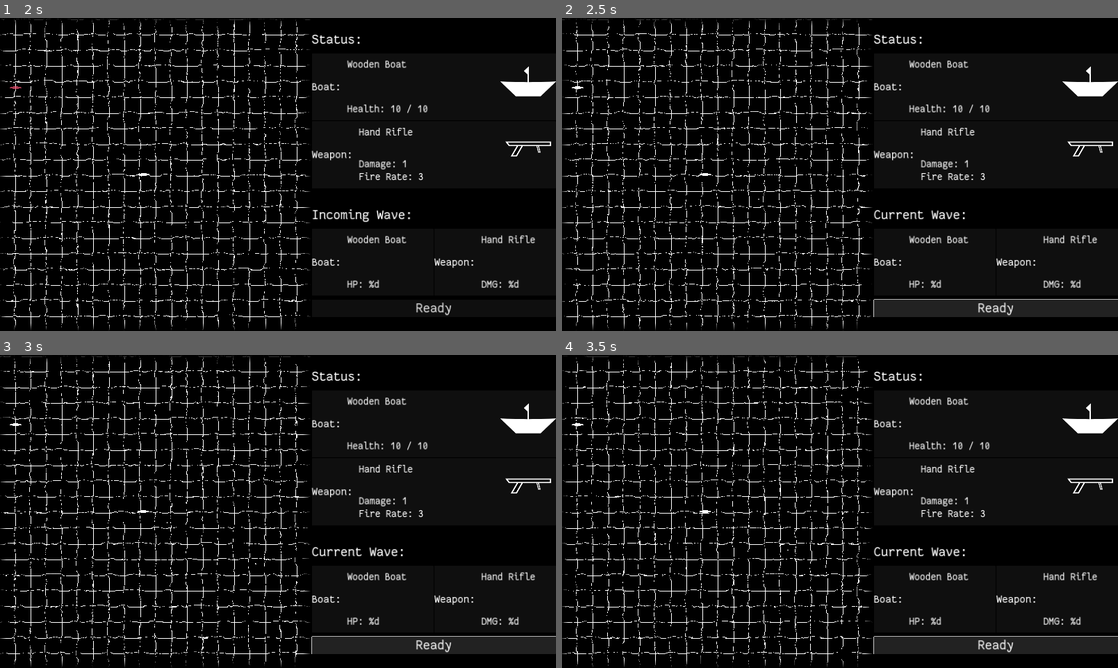
Above: before the commit, frames 1-4 (two rows, left to right).
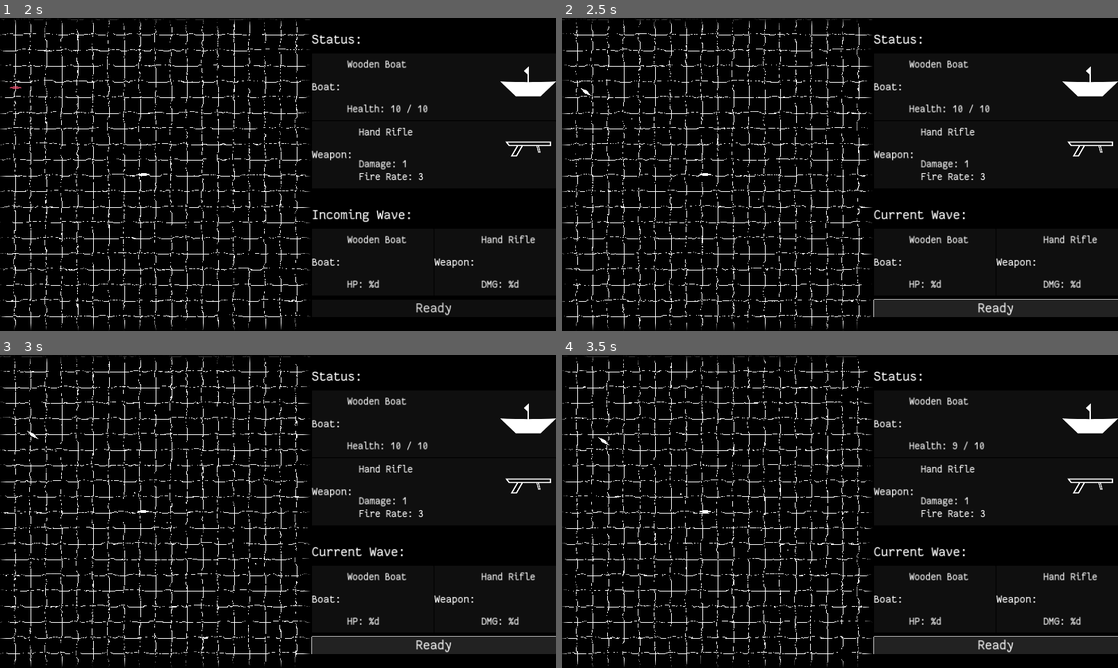
Above: after the commit, the same moments.

Repository: wdfeer/seabattle
Game: Godot game, scene res://src/splash.tscn
Two runs of this game, one before a commit and one after it. Both use one fixed random seed, a clock stepped at 60 frames per second and the inputs below.
Inputs (mouse positions are in pixels of both pictures, inside the frame that each line leads up to):
- Up to frame 1 (2 s): move the mouse to (400, 158) at 0.52 s; press the mouse at (400, 158) at 0.53 s; hold D (right) 0.53-1.28 s; move the mouse to (166, 190) at 1.27 s; release the mouse at (166, 190) at 1.28 s; hold S (down) from 1.28 s (still down); click (166, 190) at 1.35 s
- Up to frame 2 (2.5 s): release S (down) at 2 s; click "Ready" at 2 s
- Up to frame 3 (3 s): click "Ready" at 2.75 s
- Up to frame 4 (3.5 s): no input

Frame 1 is identical in both runs. In frame 2, less than 0.1% of the frame differs, in the area x 1-13%, y 21-33%; in frame 3, less than 0.1%; in frame 4, 0.1%, in the area x 1-77%, y 21-57%.

Commit message:
Create basic enemy AI

Diff:
--- a/src/boats/enemy_controller.gd
+++ b/src/boats/enemy_controller.gd
@@ -1,12 +1,29 @@
 class_name EnemyController
 extends Node
 
+@onready var boat: Boat = $".."
+
 var preview: bool = true
-
-@onready var boat: Boat = $".."
+@onready var target: Boat = PlayerController.get_player(get_tree())
 
 func _process(delta: float) -> void:
 	if preview:
 		boat.modulate = Color.CRIMSON.lerp(Color.TRANSPARENT, 0.25)
 	else:
 		boat.modulate = Color.WHITE
+
+func _physics_process(delta: float) -> void:
+	if preview: return
+	if target == null: return
+
+	process_movement(delta)
+	process_shooting(delta)
+
+func process_movement(delta: float):
+	var direction = boat.global_position.direction_to(target.global_position)
+	boat.sail(direction, delta) # TODO: sophisticate movement, e.g. to surround the player
+
+func process_shooting(delta: float):
+	if boat.shooter.can_shoot():
+		var dir = boat.global_position.direction_to(target.global_position)
+		boat.shooter.shoot(dir)
--- a/src/boats/player_controller.gd
+++ b/src/boats/player_controller.gd
@@ -29,3 +29,6 @@
 	if Input.is_action_pressed("shoot") and boat.shooter.can_shoot():
 		var dir = boat.global_position.direction_to(boat.get_global_mouse_position() + Crosshair.AIM_OFFSET)
 		boat.shooter.shoot(dir)
+
+static func get_player(tree: SceneTree) -> Boat:
+	return tree.get_nodes_in_group("boats").filter(func(b): return b.team == Boat.Team.Player)[0]
--- a/src/ui/player_info.gd
+++ b/src/ui/player_info.gd
@@ -8,10 +8,7 @@
 @onready var fire_rate_text = fire_rate_label.text
 
 func _process(delta: float) -> void:
-	var player = get_player()
+	var player = PlayerController.get_player(get_tree())
 	hp_label.text = hp_text % [player.hp, player.max_hp]
 	dmg_label.text = dmg_text % player.proj_damage
 	fire_rate_label.text = fire_rate_text % player.fire_rate
-
-func get_player() -> Boat:
-	return get_tree().get_nodes_in_group("boats").filter(func(b): return b.team == Boat.Team.Player)[0]
